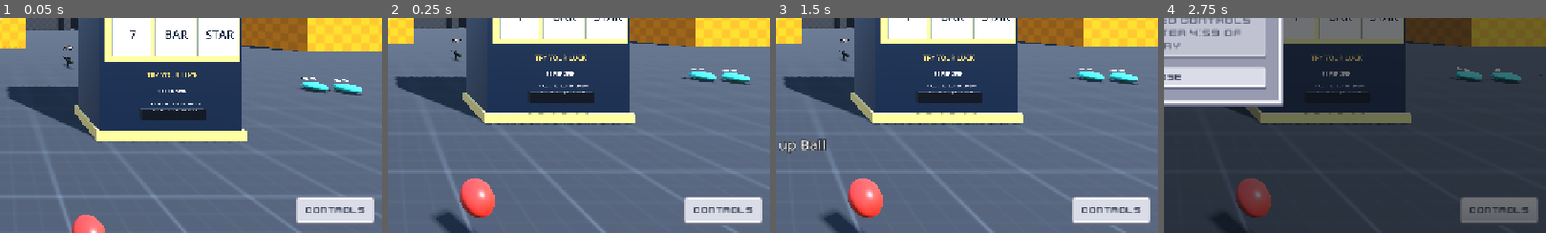
Above: before the commit, frames 1-4 (left to right).
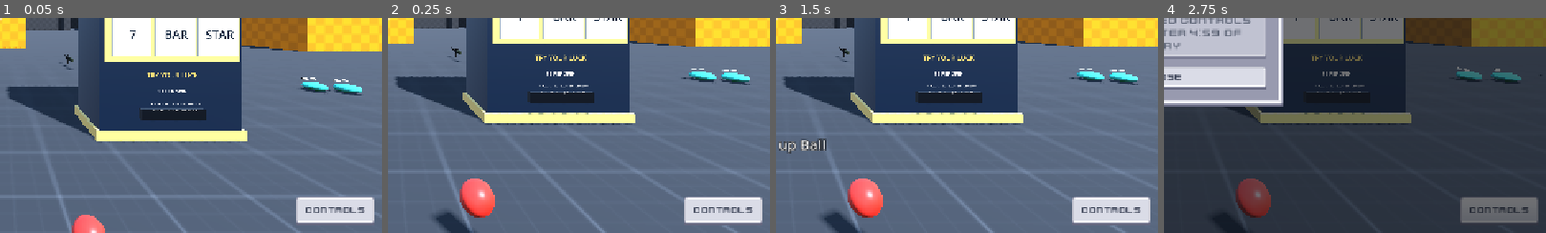
Above: after the commit, the same moments.

Repository: BrianWiz/the-game
Game: Godot game, scene res://main.tscn
The game is run twice, just before and just after one commit, with the same random seed, the same clock (stepped at 60 frames per second) and the same inputs.
Inputs (mouse positions are % of the whole screen's width and height, from its top left):
- Up to frame 1 (0.05 s): no input
- Up to frame 2 (0.25 s): no input
- Up to frame 3 (1.5 s): tap Enter (chat_open) at 0.5 s; move the mouse to (72, 45) at 0.52 s; hold Right (move_right) 0.53-1.25 s; hold E (use) 0.53-1.25 s; click (72, 45) at 0.67 s; tap Shift (jump) at 0.77 s; click "Resume" at 1.25 s
- Up to frame 4 (2.75 s): click "Controls" at 2 s
The pictures show only the part of the screen within x 50-100%, y 50-100%; the shares and areas given below are measured in that part.

The runs differ from the first frame. In frame 1, 0.1% of the frame differs, in the area x 15-20%, y 12-24%; in frame 2, 0.1%; in frame 3, 0.1%; in frame 4, nothing differs.

Commit message:
feat(game): turn the AWP into a pickup item (#65)
Requested-by: momo on Discord
Approved-by: momo on Discord

Diff:
--- a/game/features/changelog/entries.gd
+++ b/game/features/changelog/entries.gd
@@ -8,13 +8,13 @@
 ## `title`: the feature's display name. `summary`: a one-line, player-facing
 ## description of what it does.
 const ENTRIES: Array[Dictionary] = [
+	{"title": "AWP", "summary": "The AWP in the middle of the map is now a pickup."},
 	{
 		"title": "Pond",
 		"summary": "A pond you can wade through; the water is just for looks, so it's safe."
 	},
 	{"title": "Suicide", "summary": "Type /suicide in chat to respawn."},
 	{"title": "Penguin", "summary": "A penguin waddles around the map."},
-	{"title": "AWP", "summary": "A prop AWP sniper rifle sits in the middle of the map."},
 	{"title": "Slot machine", "summary": "Play the slot machine for a payout."},
 	{"title": "NYC ferry", "summary": "A ferry cruises across the water."},
 	{"title": "Frogs", "summary": "Frogs hop around the world."},
--- a/game/features/holdables/feature.tscn
+++ b/game/features/holdables/feature.tscn
@@ -29,3 +29,7 @@
 [node name="Ball" parent="Pickups" instance=ExtResource("2_pickup")]
 transform = Transform3D(1, 0, 0, 0, 1, 0, 0, 0, 1, -2, 0.35, 9)
 item_id = "ball"
+
+[node name="Awp" parent="Pickups" instance=ExtResource("2_pickup")]
+transform = Transform3D(1, 0, 0, 0, 1, 0, 0, 0, 1, 0, 0.35, 0)
+item_id = "awp"
--- a/game/features/holdables/item_catalog.gd
+++ b/game/features/holdables/item_catalog.gd
@@ -8,6 +8,7 @@
 	preload("res://features/holdables/items/pistol.tres"),
 	preload("res://features/holdables/items/banana.tres"),
 	preload("res://features/holdables/items/ball.tres"),
+	preload("res://features/holdables/items/awp.tres"),
 ]
 
 
--- /dev/null
+++ b/game/features/holdables/items/awp.tres
@@ -0,0 +1,11 @@
+[gd_resource type="Resource" script_class="ItemDefinition" load_steps=3 format=3]
+
+[ext_resource type="Script" path="res://features/holdables/item_definition.gd" id="1_script"]
+[ext_resource type="PackedScene" path="res://features/holdables/items/awp_view.tscn" id="2_view"]
+
+[resource]
+script = ExtResource("1_script")
+id = "awp"
+display_name = "AWP"
+category = 0
+view_scene = ExtResource("2_view")
--- a/game/features/awp/feature.tscn
+++ b/game/features/holdables/items/awp_view.tscn
@@ -1,7 +1,4 @@
-[gd_scene load_steps=10 format=3]
-
-[sub_resource type="BoxShape3D" id="ColliderShape"]
-size = Vector3(0.12, 0.5, 1.6)
+[gd_scene load_steps=8 format=3]
 
 [sub_resource type="CylinderMesh" id="BarrelMesh"]
 top_radius = 0.018
@@ -31,12 +28,7 @@
 [sub_resource type="BoxMesh" id="MagazineMesh"]
 size = Vector3(0.05, 0.2, 0.11)
 
-[node name="Awp" type="StaticBody3D"]
-transform = Transform3D(1, 0, 0, 0, 1, 0, 0, 0, 1, 0, 0.25, 0)
-
-[node name="Collider" type="CollisionShape3D" parent="."]
-transform = Transform3D(1, 0, 0, 0, 1, 0, 0, 0, 1, 0, 0, -0.2)
-shape = SubResource("ColliderShape")
+[node name="AwpView" type="Node3D"]
 
 [node name="Receiver" type="MeshInstance3D" parent="."]
 transform = Transform3D(1, 0, 0, 0, 1, 0, 0, 0, 1, 0, 0, -0.05)
@@ -63,9 +55,5 @@
 mesh = SubResource("MagazineMesh")
 surface_material_override/0 = SubResource("BlackMat")
 
-[node name="Sign" type="Label3D" parent="."]
-transform = Transform3D(1, 0, 0, 0, 1, 0, 0, 0, 1, 0, 0.5, -0.05)
-billboard = 1
-text = "AWP"
-font_size = 32
-outline_size = 6
+[node name="Muzzle" type="Marker3D" parent="."]
+transform = Transform3D(1, 0, 0, 0, 1, 0, 0, 0, 1, 0, 0.02, -0.97)
--- a/game/tests/features/awp/test_awp.gd
+++ /dev/null
@@ -1,22 +0,0 @@
-extends GutTest
-## The static AWP prop (features/awp/feature.tscn) sitting in the middle of the map.
-
-const FEATURE_SCENE := "res://features/awp/feature.tscn"
-
-
-func test_sits_at_the_middle_of_the_map() -> void:
-	var awp: Node3D = add_child_autofree(load(FEATURE_SCENE).instantiate())
-	assert_eq(awp.global_position.x, 0.0)
-	assert_eq(awp.global_position.z, 0.0)
-
-
-func test_rests_on_the_floor_without_clipping_through_it() -> void:
-	var awp: Node3D = add_child_autofree(load(FEATURE_SCENE).instantiate())
-	assert_gt(awp.global_position.y, 0.0)
-
-
-func test_has_a_collision_shape_so_players_can_see_and_bump_it() -> void:
-	var awp: Node = add_child_autofree(load(FEATURE_SCENE).instantiate())
-	assert_not_null(awp.get_node_or_null("Collider"))
-	var collider := awp.get_node("Collider") as CollisionShape3D
-	assert_not_null(collider.shape)
--- /dev/null
+++ b/game/tests/features/holdables/test_awp_pickup.gd
@@ -0,0 +1,19 @@
+extends GutTest
+## The AWP used to be a static prop (features/awp/); it's now a holdable pickup like
+## any other (see item_catalog.gd), still sitting in the middle of the map.
+
+const FEATURE_SCENE := "res://features/holdables/feature.tscn"
+
+
+func test_sits_in_the_middle_of_the_map() -> void:
+	var holdables: Node3D = add_child_autofree(load(FEATURE_SCENE).instantiate())
+	var awp := holdables.get_node("Pickups/Awp") as ItemPickup
+	assert_eq(awp.item_id, "awp")
+	assert_eq(awp.global_position.x, 0.0)
+	assert_eq(awp.global_position.z, 0.0)
+
+
+func test_view_has_a_muzzle_marker_for_the_fire_flash() -> void:
+	var def := ItemCatalog.find("awp")
+	var view: Node3D = add_child_autofree(def.view_scene.instantiate())
+	assert_not_null(view.get_node_or_null("Muzzle"))
--- a/game/tests/features/holdables/test_item_catalog.gd
+++ b/game/tests/features/holdables/test_item_catalog.gd
@@ -25,6 +25,12 @@
 	assert_eq(item.category, ItemDefinition.Category.PROP)
 
 
+func test_awp_is_a_weapon() -> void:
+	var item := ItemCatalog.find("awp")
+	assert_not_null(item)
+	assert_eq(item.category, ItemDefinition.Category.WEAPON)
+
+
 func test_every_definition_has_an_id_matching_its_lookup_and_a_view() -> void:
 	for item: ItemDefinition in ItemCatalog.DEFINITIONS:
 		assert_false(item.id.is_empty())
Not shown, removed: game/tests/features/awp/test_awp.gd.uid
Not shown, added: game/tests/features/holdables/test_awp_pickup.gd.uid
Not shown, changed: game/features/holdables/README.md
